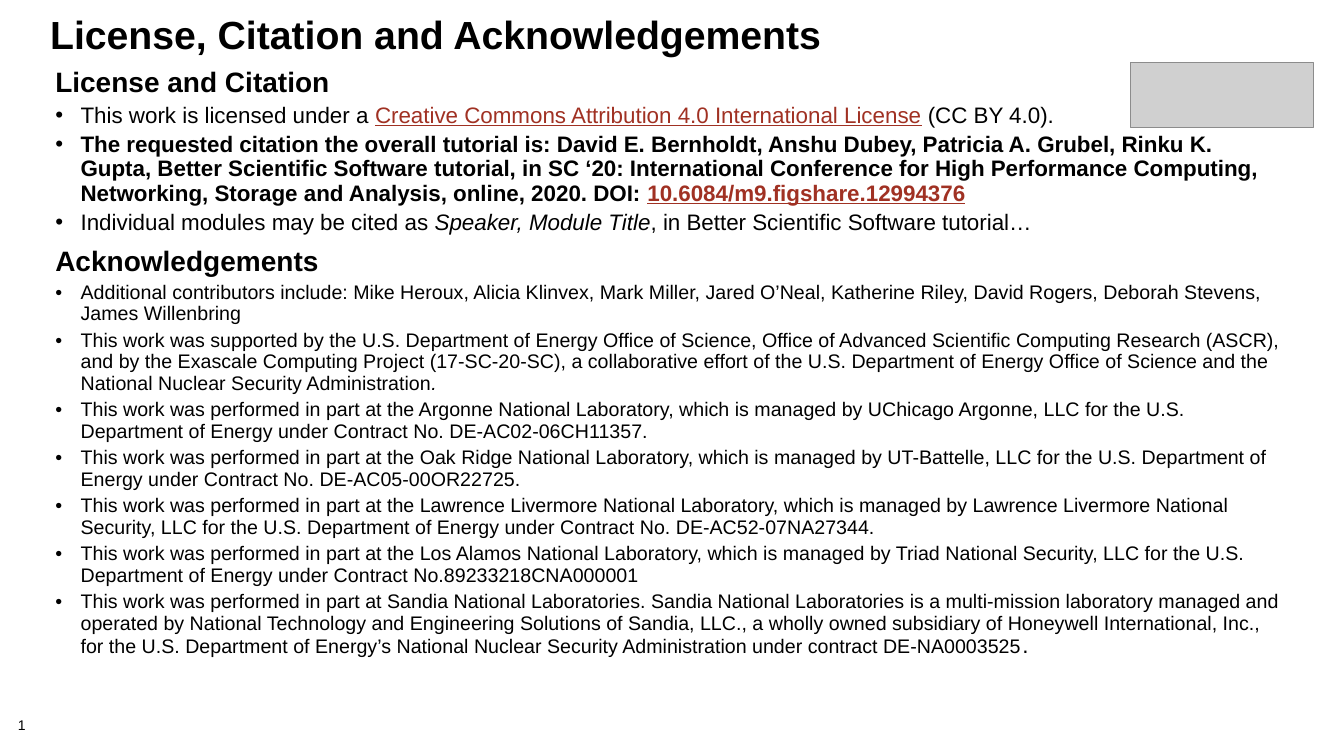
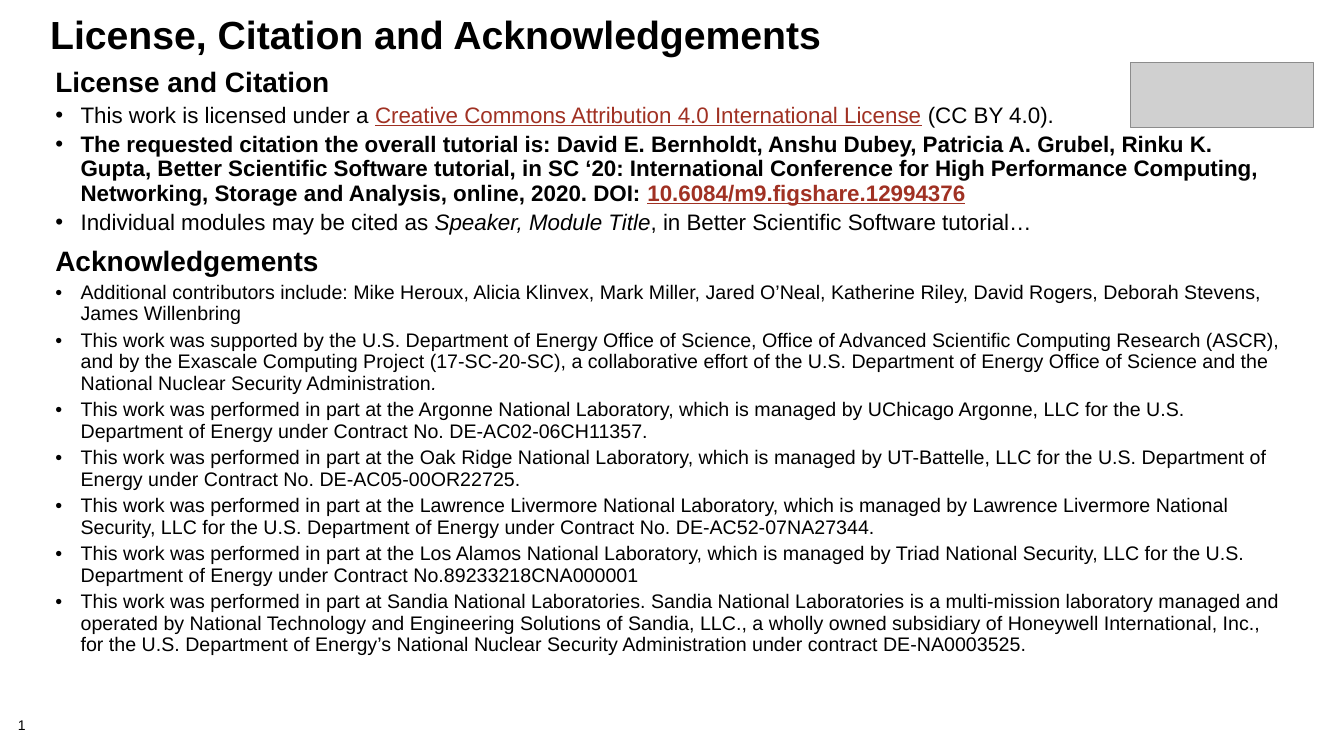
Before and after one commit to betterscientificsoftware/bssw-tutorial, a slide deck: slide 1 of presentations/license-master.pptx. Drawn at 1344x756 pixels with LibreOffice and Linux fonts; fonts in the diff are those of the drawing; grey boxes stand for pictures; background and template pictures are left out. Boxes give left, top, right and bottom in pixels: in the first picture for what was removed or moved away, otherwise in the second. Text is boxed around its words. In the diff, an @@ line names an element or a change of style, - is before the commit and + after.

Commit message:
Ensure consistent font size in acknowledgments section

```diff
--- a/presentations/license-master.pptx
+++ b/presentations/license-master.pptx
@@ text at box(81, 593, 1279, 655): size 16 to 14 pt in "DE-NA0003525." @@
```
